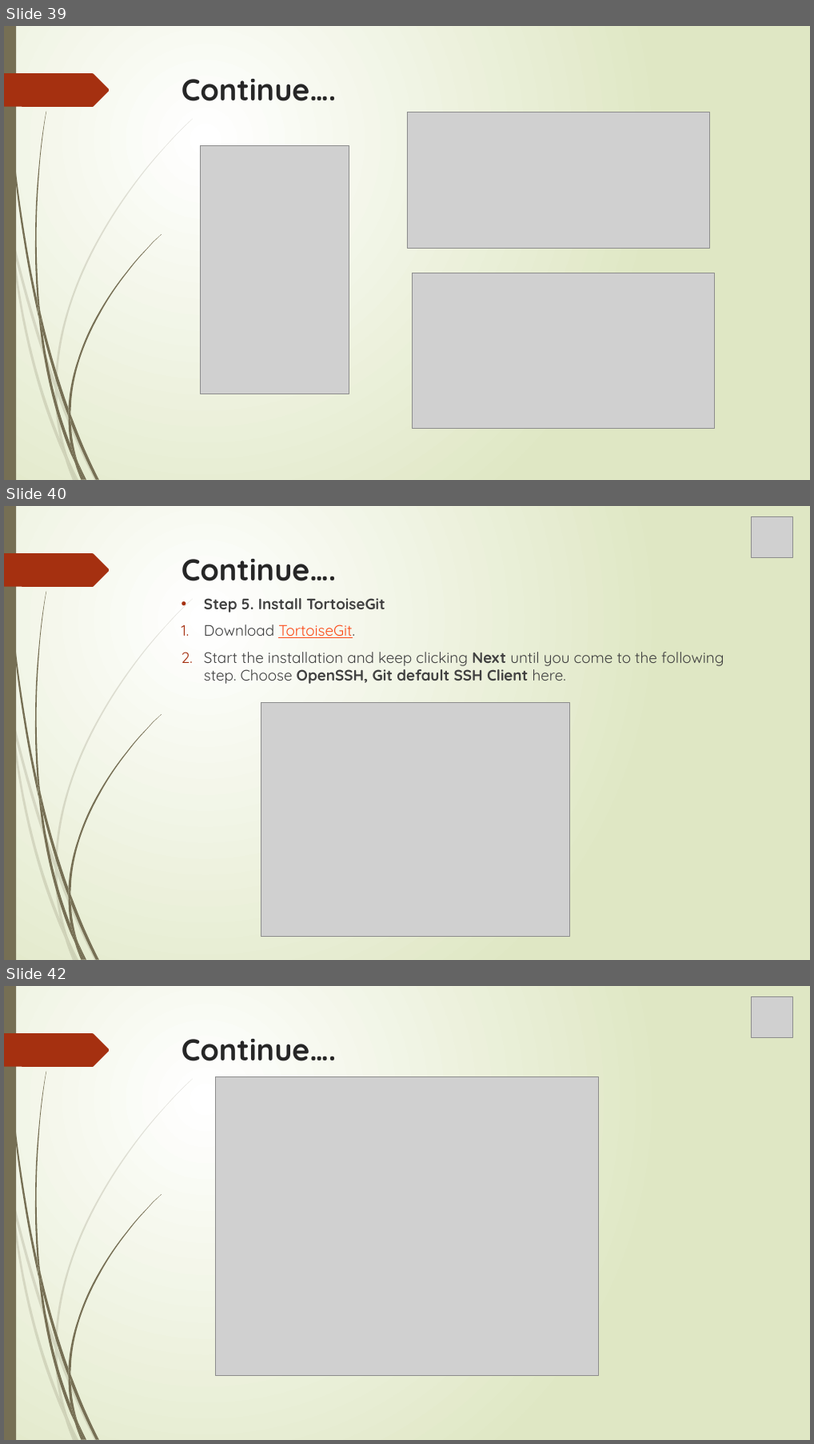
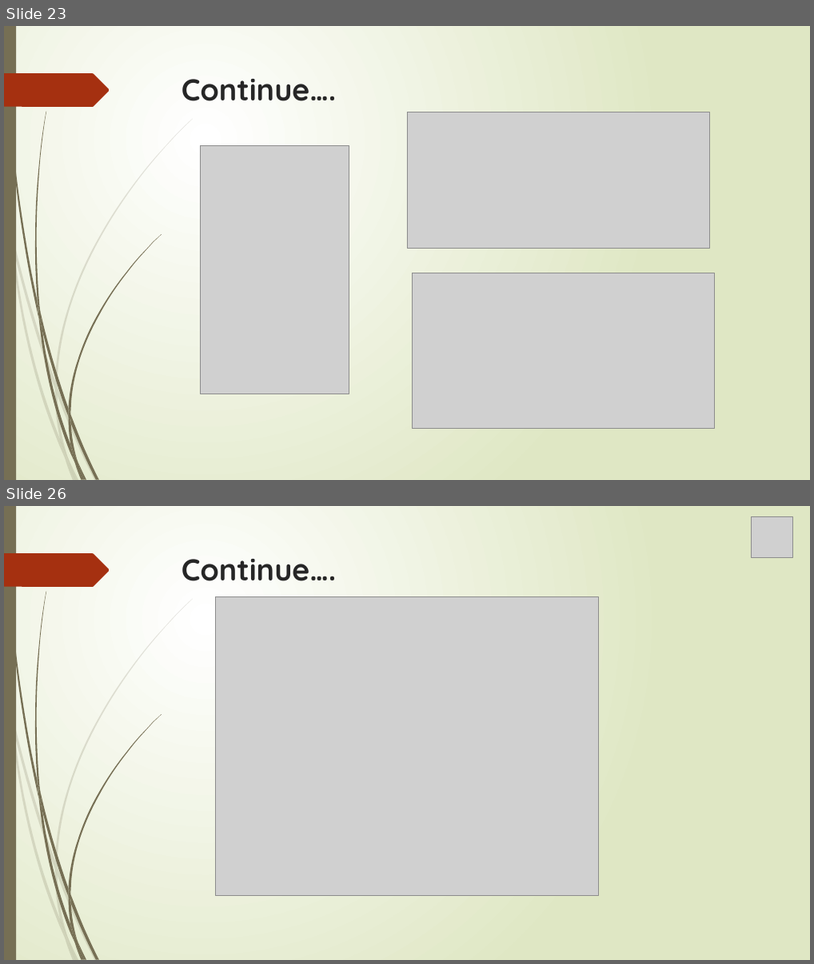
Before and after one commit to MaryGreeshma/testrepo, a slide deck: Git.pptx. Shown one above the other, each under a label of ours: slides 39, 40 and 42 before the commit, slides 23 and 26 after it; the slides between them are not shown. The pictures are 814x1444 and 814x964 pixels, drawn with LibreOffice and Linux fonts; fonts in the diff are those of the drawing; grey boxes stand for pictures. Boxes give left, top, right and bottom in pixels: in the first picture for what was removed or moved away, otherwise in the second. Text is boxed around its words. In the diff, an @@ line names an element or a change of style, - is before the commit and + after.

```diff
--- a/Git.pptx
+++ b/Git.pptx
@@ slide 40 removed at (4, 506, 810, 960), background gradient #FFFFFF to #DFE8C4; not listed: 24 template elements that a slide beside it also shows @@
@@ picture removed at (752, 516, 793, 557) @@
@@ title removed at (182, 559, 336, 581) @@
-Continue….
@@ text removed at (204, 598, 725, 684) @@
-• Step 5. Install TortoiseGit
-1. Download TortoiseGit.
-2. Start the installation and keep clicking Next until you come to the following step. Choose OpenSSH, Git default SSH Client here.
@@ picture removed at (261, 703, 570, 936) @@
@@ what was slide 39 is now slide 23 @@
@@ what was slide 42 is now slide 26 @@
```
Also in this commit, not shown: 13 other slides removed.
